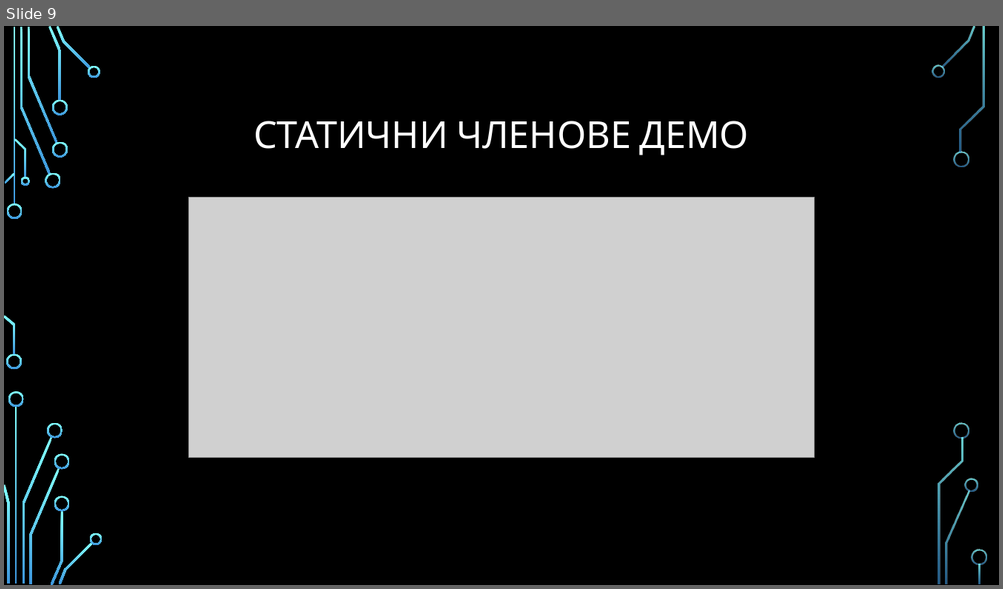
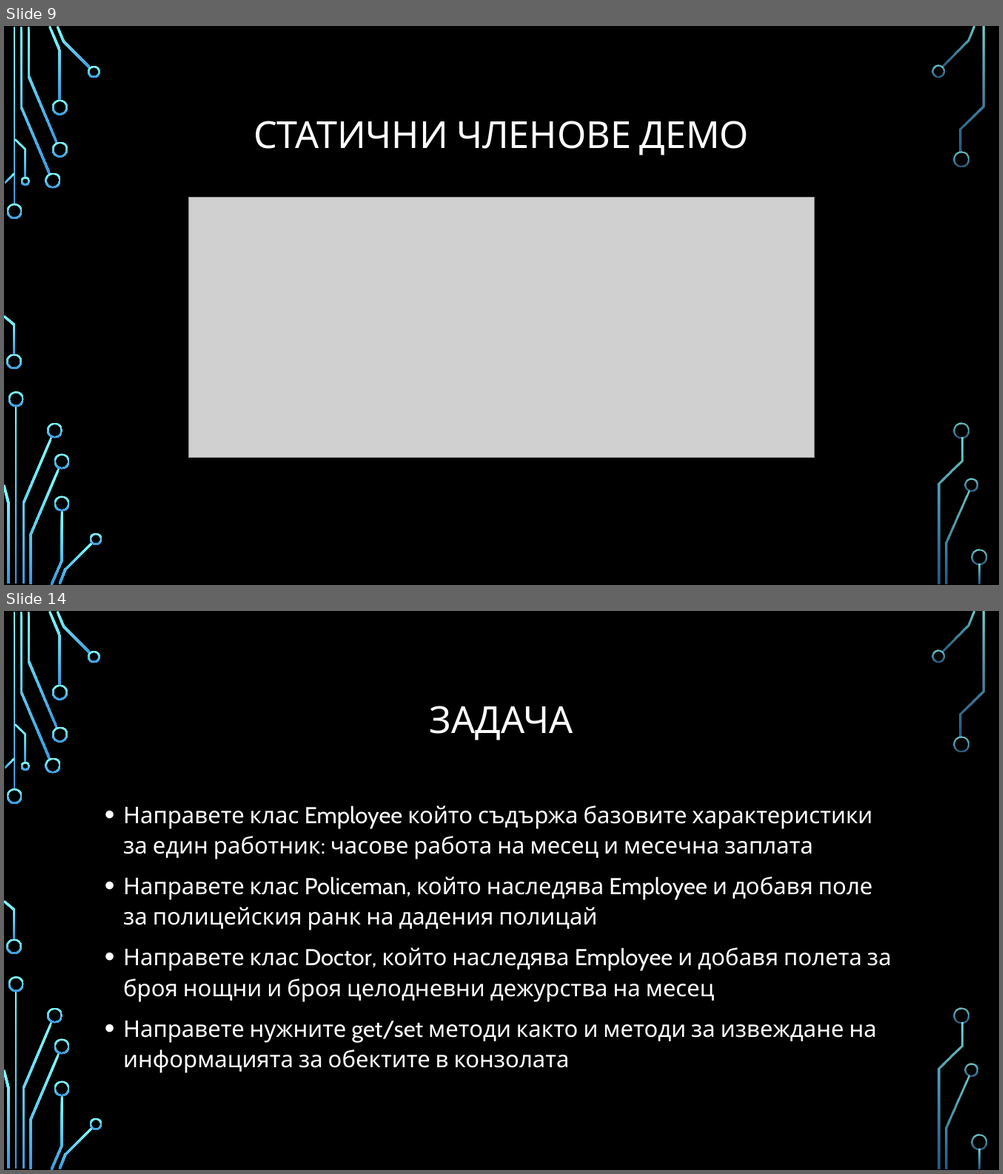
Before and after one commit to Bilyukov/java-course, a slide deck: 05.classes-and-object.pptx. Shown one above the other, each under a label of ours: slide 9 before the commit, slides 9 and 14 after it; the slides between them are not shown. The pictures are 1003x589 and 1003x1174 pixels, drawn with LibreOffice and Linux fonts; fonts in the diff are those of the drawing; grey boxes stand for pictures; background and template pictures are left out. Boxes give left, top, right and bottom in pixels: in the first picture for what was removed or moved away, otherwise in the second. Text is boxed around its words. In the diff, an @@ line names an element or a change of style, - is before the commit and + after.

```diff
--- a/05.classes-and-object.pptx
+++ b/05.classes-and-object.pptx
@@ slide 14 added at (x1=4, y1=611, x2=999, y2=1170), background picture (left out); not listed: 36 template elements that a slide beside it also shows @@
@@ title added at (x1=430, y1=706, x2=573, y2=741), 36 pt, text #FFFFFF @@
+ЗАДАЧА
@@ text added at (x1=123, y1=806, x2=891, y2=1073), 22.2 pt, text #FFFFFF @@
+• Направете клас Employee който съдържа базовите характеристики за един работник: часове работа на месец и месечна заплата
+• Направете клас Policeman, който наследява Employee и добавя поле за полицейския ранк на дадения полицай
+• Направете клас Doctor, който наследява Employee и добавя полета за броя нощни и броя целодневни дежурства на месец
+• Направете нужните get/set методи както и методи за извеждане на информацията за обектите в конзолата
```
Also in this commit, not shown: 10 other slides added, 30 other files.
